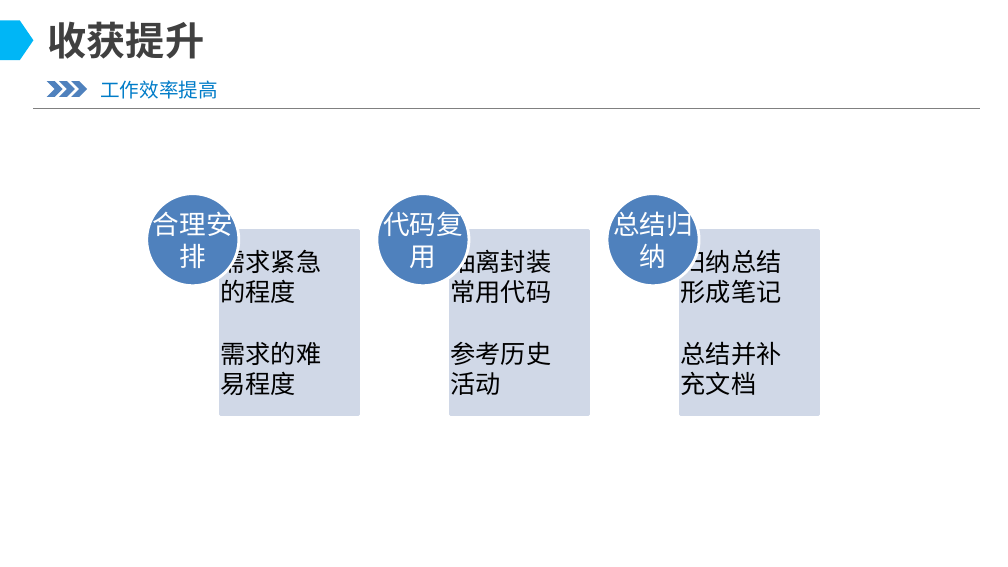
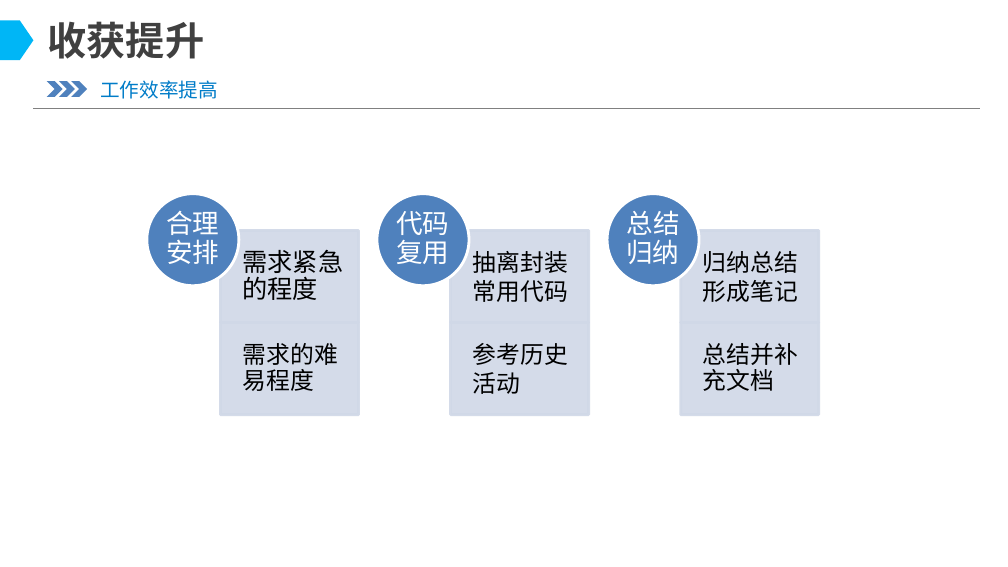
Before and after one commit to illusionGD/test, a slide deck: slide 23 of 谭锦德-2022年终述职报告-最终版.pptx. Drawn at 1008x567 pixels with LibreOffice and Linux fonts; fonts in the diff are those of the drawing; background and template pictures are left out. Boxes give left, top, right and bottom in pixels: in the first picture for what was removed or moved away, otherwise in the second. Text is boxed around its words. In the diff, an @@ line names an element or a change of style, - is before the commit and + after.

```diff
--- a/谭锦德-2022年终述职报告-最终版.pptx
+++ b/谭锦德-2022年终述职报告-最终版.pptx
@@ text "合理安排": place and size @@
-text "合理安排" at <box>153,207,233,268</box>
+text "合理安排" at <box>166,211,219,264</box>
@@ text "代码复用": place and size @@
-text "代码复用" at <box>383,207,463,268</box>
+text "代码复用" at <box>396,211,449,264</box>
@@ line spacing 1 to 0.9 in 4 elements at <box>243,250,344,300</box>, <box>166,211,219,264</box>, <box>396,211,449,264</box>, <box>626,210,680,264</box> @@
@@ text "总结归纳": place and size @@
-text "总结归纳" at <box>613,207,693,268</box>
+text "总结归纳" at <box>626,210,680,264</box>
@@ text "需求紧急的程度": place and size @@
-text "需求紧急的程度" at <box>220,245,321,303</box>
+text "需求紧急的程度" at <box>243,250,344,300</box>
@@ text "抽离封装常用代码": place and size @@
-text "抽离封装常用代码" at <box>451,245,552,303</box>
+text "抽离封装常用代码" at <box>473,251,568,302</box>
@@ text "归纳总结形成笔记": place and size @@
-text "归纳总结形成笔记" at <box>681,245,782,303</box>
+text "归纳总结形成笔记" at <box>703,251,798,302</box>
@@ text "需求的难易程度": place and size @@
-text "需求的难易程度" at <box>220,342,321,395</box>
+text "需求的难易程度" at <box>243,343,338,391</box>
@@ text "需求的难易程度" at <box>243,343,338,391</box>: size 18 to 17 pt; line spacing 1 to 0.9 @@
@@ size 18 to 17 pt in 3 elements at <box>703,251,798,302</box>, <box>473,251,568,302</box>, <box>473,343,568,394</box> @@
@@ text "参考历史活动": place and size @@
-text "参考历史活动" at <box>451,342,552,395</box>
+text "参考历史活动" at <box>473,343,568,394</box>
@@ text "总结并补充文档" at <box>703,343,798,391</box>: size 18 to 17 pt; line spacing 1 to 0.9 @@
@@ text "总结并补充文档": place and size @@
-text "总结并补充文档" at <box>681,341,782,395</box>
+text "总结并补充文档" at <box>703,343,798,391</box>
```
Also in this commit, not shown: 3 other slides changed.
